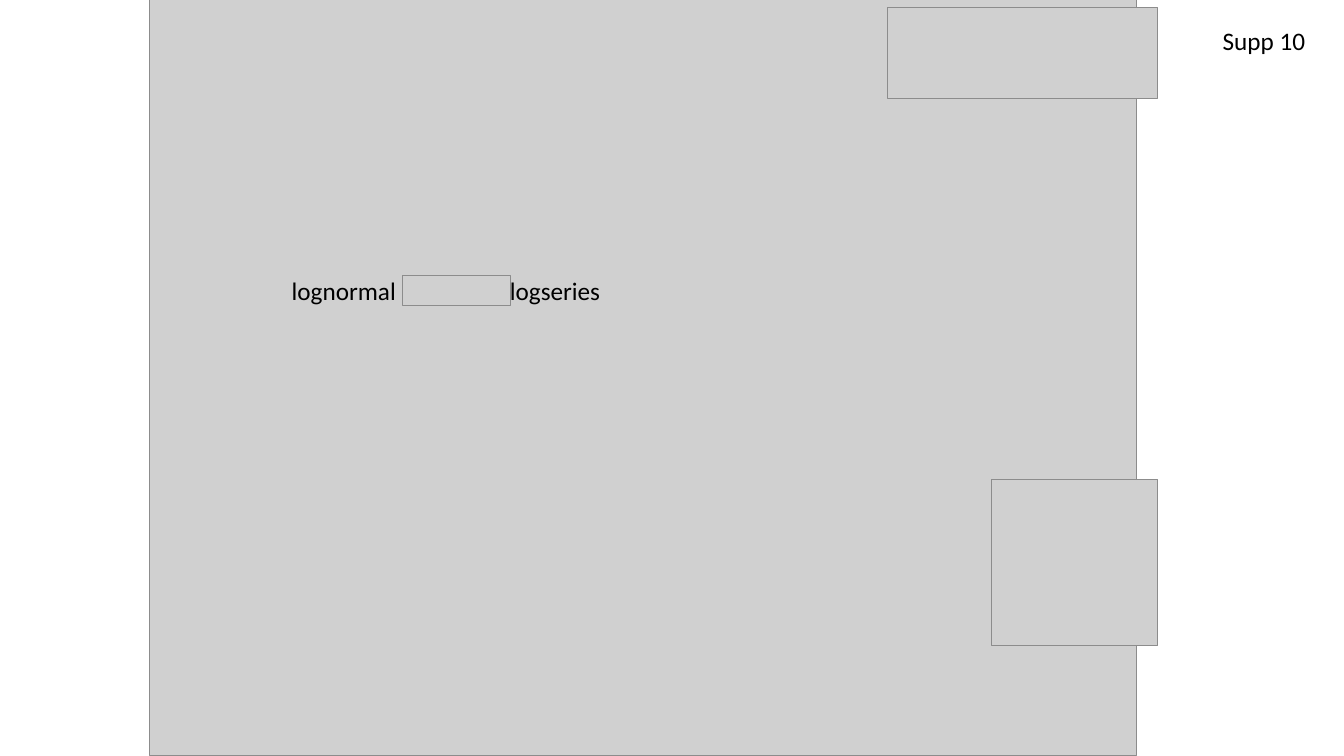
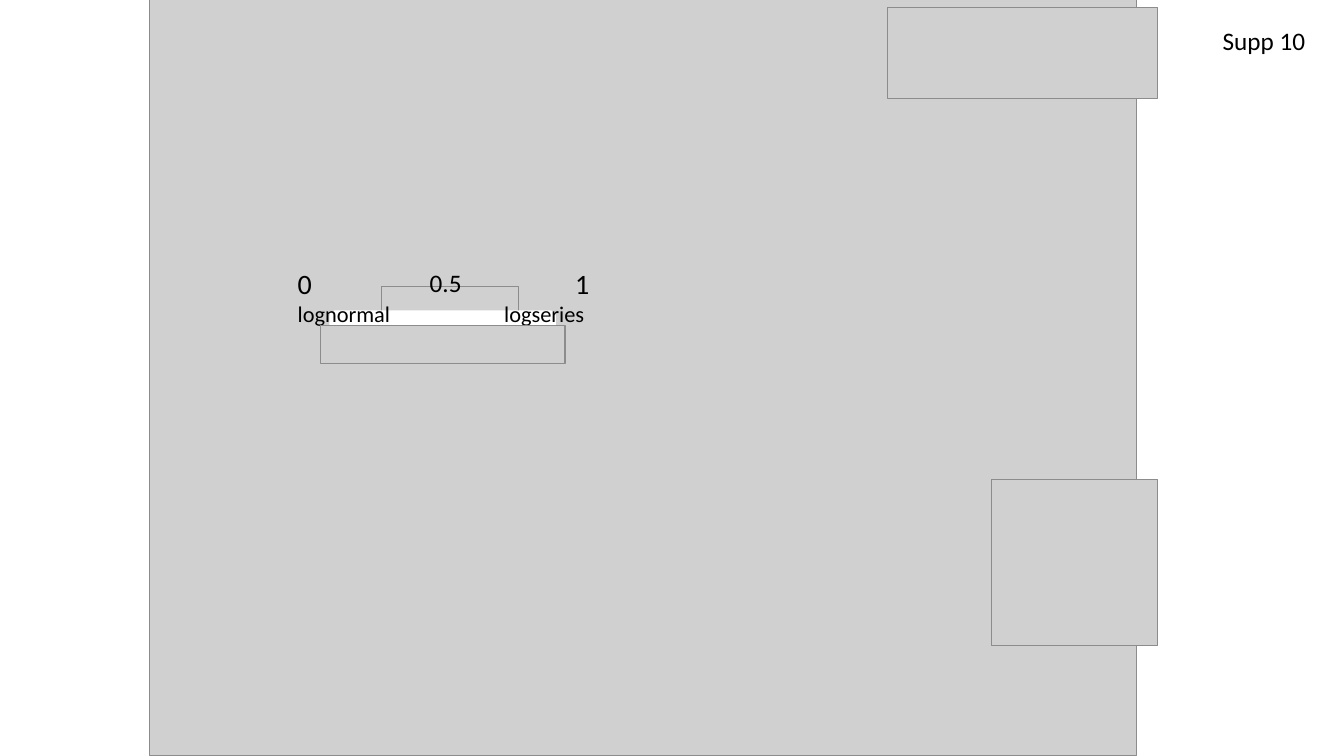
Before and after one commit to hurlbertlab/core-transient, a slide deck: slide 12 of output/plots/all_figs_with_legends.pptx. Drawn at 1344x756 pixels with LibreOffice and Linux fonts; fonts in the diff are those of the drawing; grey boxes stand for pictures. Boxes give left, top, right and bottom in pixels: in the first picture for what was removed or moved away, otherwise in the second. Text is boxed around its words. In the diff, an @@ line names an element or a change of style, - is before the commit and + after.

```diff
--- a/output/plots/all_figs_with_legends.pptx
+++ b/output/plots/all_figs_with_legends.pptx
@@ text at (x1=298, y1=276, x2=312, y2=294): paragraph added @@
+0
@@ picture resized from (x1=402, y1=276, x2=511, y2=307) to (x1=381, y1=286, x2=519, y2=317) @@
@@ text added at (x1=430, y1=275, x2=462, y2=292), 18 pt, text #000000 @@
+0.5
@@ text at (x1=575, y1=276, x2=589, y2=294): paragraph added @@
+1
@@ text at (x1=298, y1=304, x2=390, y2=329): size 18 to 16 pt @@
@@ picture added at (x1=321, y1=326, x2=566, y2=363) @@
@@ rounded rectangle added at (x1=330, y1=311, x2=557, y2=345), fill #FFFFFF @@
@@ text at (x1=504, y1=304, x2=584, y2=329): size 18 to 16 pt; alignment left to right @@
```
Also in this commit, not shown: 4 other slides changed.
